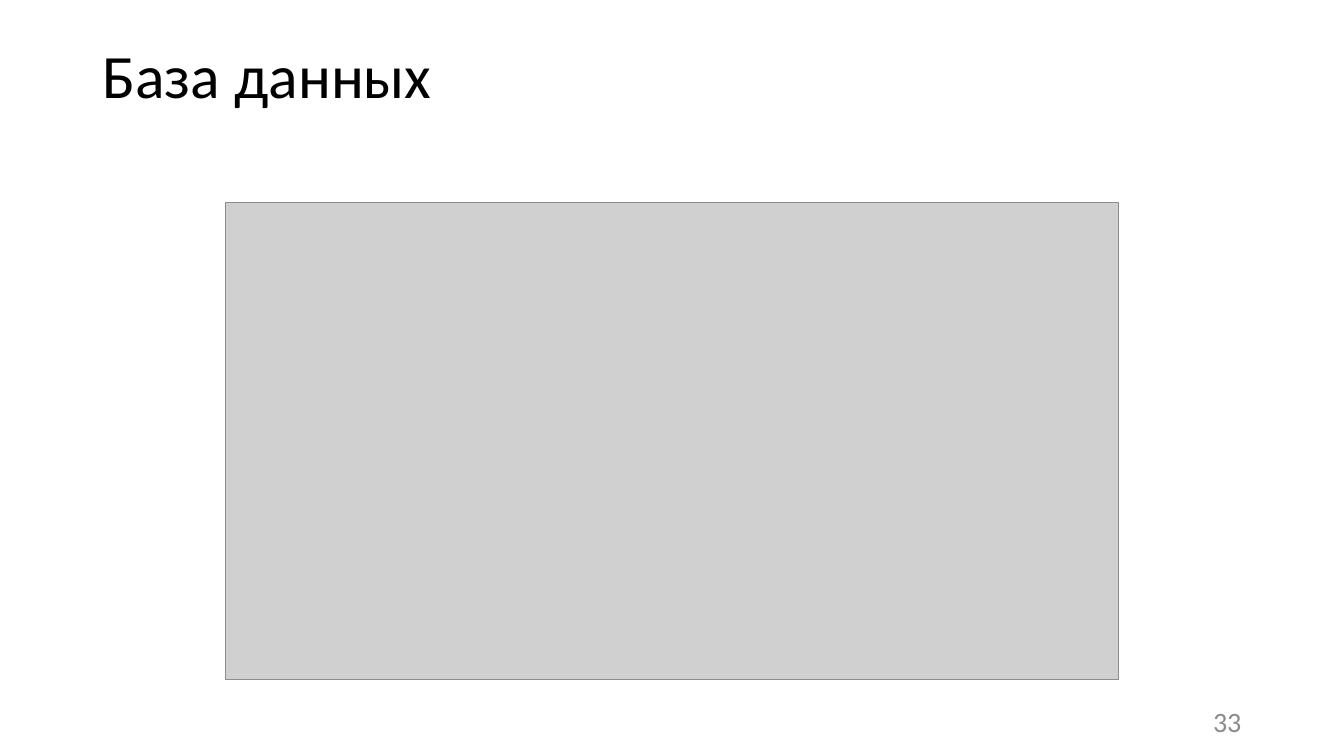
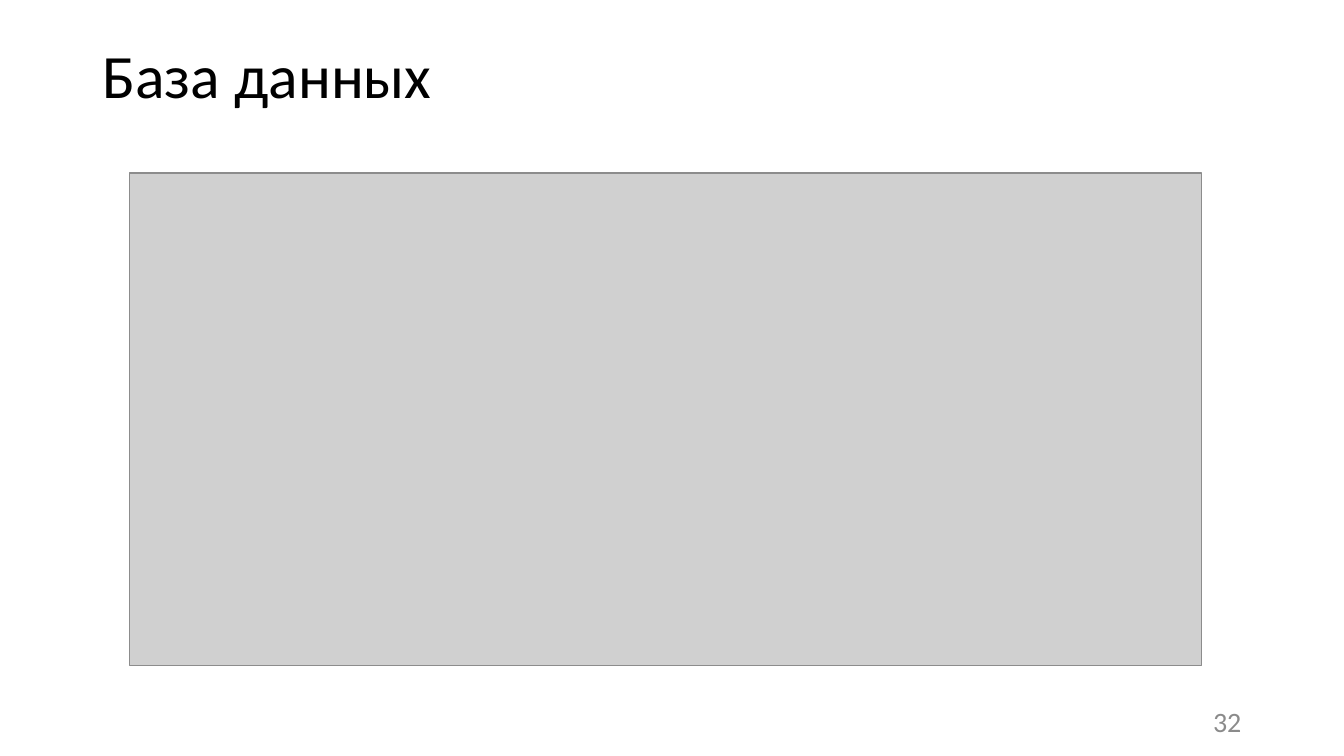
Before and after one commit to DimaOshchepkov/vyatsu_applicant_bot, a slide deck: slide 32 of reports/ПрезентацияОщепковДО.pptx (slide 33 before the commit). Drawn at 1344x756 pixels with LibreOffice and Linux fonts; fonts in the diff are those of the drawing; grey boxes stand for pictures. Boxes give left, top, right and bottom in pixels: in the first picture for what was removed or moved away, otherwise in the second. Text is boxed around its words. In the diff, an @@ line names an element or a change of style, - is before the commit and + after.

```diff
--- a/reports/ПрезентацияОщепковДО.pptx
+++ b/reports/ПрезентацияОщепковДО.pptx
@@ picture: place and size @@
-picture at <box>226,203,1118,680</box>
+picture at <box>130,173,1202,666</box>
@@ page number at <box>1213,714,1241,732</box>: text changed @@
-33
+32
```
Also in this commit, not shown: 8 other slides changed, 1 slide added, 7 other files.
